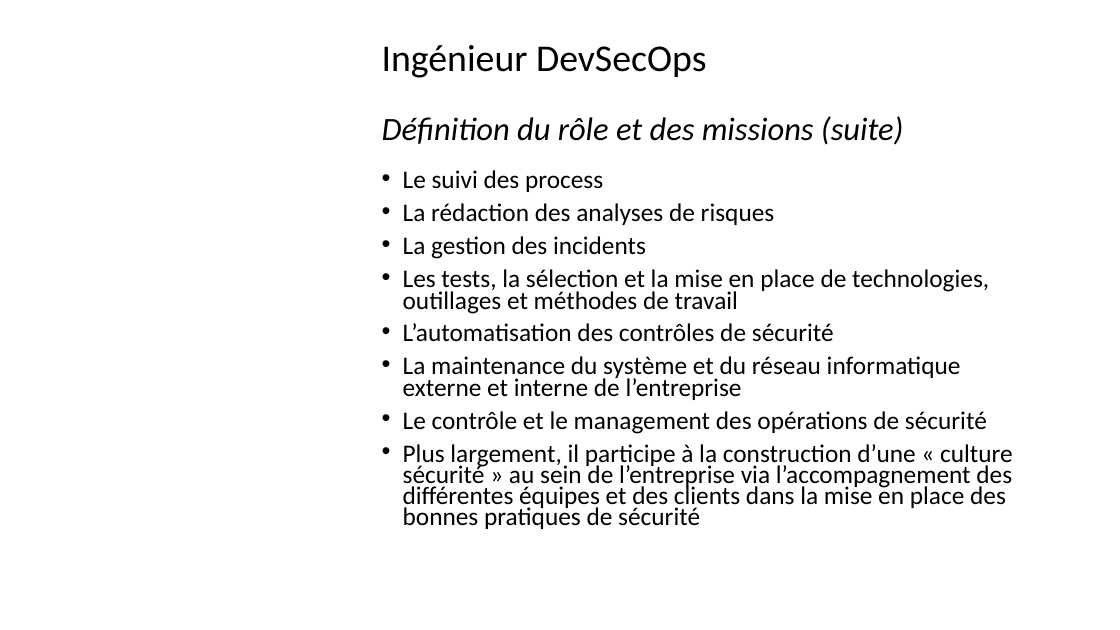
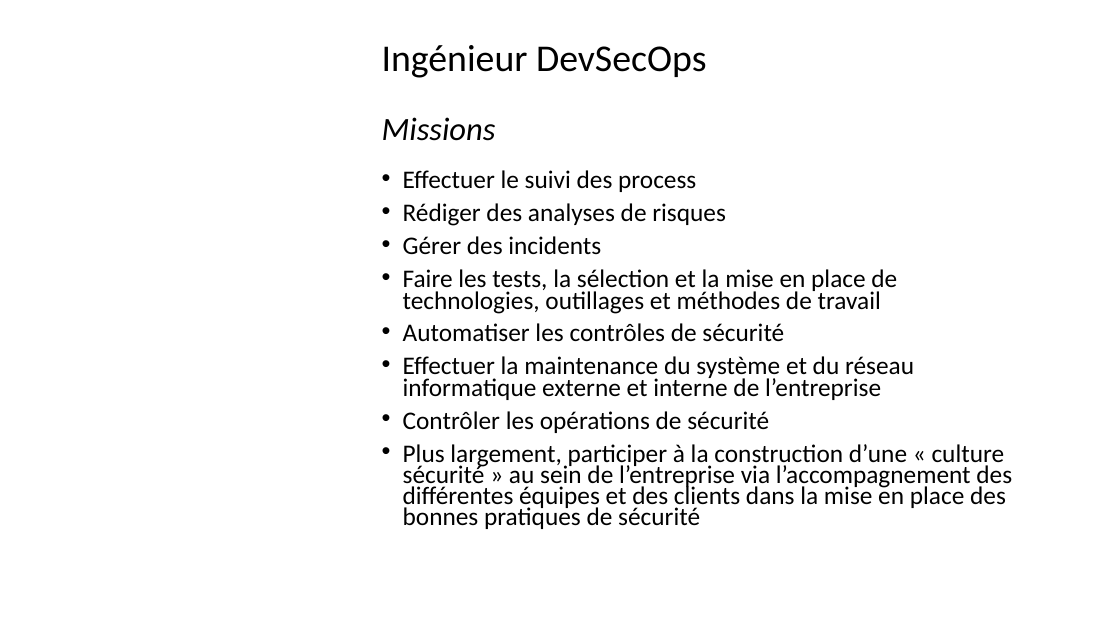
Before and after one commit to Solifred38/cv, a slide deck: slide 51 of Profils_jobs_it.pptx. Drawn at 1120x630 pixels with LibreOffice and Linux fonts; fonts in the diff are those of the drawing; background and template pictures are left out. Boxes give left, top, right and bottom in pixels: in the first picture for what was removed or moved away, otherwise in the second. Text is boxed around its words. In the diff, an @@ line names an element or a change of style, - is before the commit and + after.

Commit message:
DevOps

```diff
--- a/Profils_jobs_it.pptx
+++ b/Profils_jobs_it.pptx
@@ text at (382,45,707,141): text changed; size 27.9 to 32.4 pt; italic off @@
-Ingénieur DevSecOps
-Définition du rôle et des missions (suite)
+Ingénieur DevSecOps
+Missions
@@ text at (403,170,1012,529): text changed @@
-• Le suivi des process
-• La rédaction des analyses de risques
-• La gestion des incidents
-• Les tests, la sélection et la mise en place de technologies, outillages et méthodes de travail
-• L’automatisation des contrôles de sécurité
-• La maintenance du système et du réseau informatique externe et interne de l’entreprise
-• Le contrôle et le management des opérations de sécurité
-• Plus largement, il participe à la construction d’une « culture sécurité » au sein de l’entreprise via l’accompagnement des différentes équipes et des clients dans la mise en place des bonnes pratiques de sécurité
+• Effectuer le suivi des process
+• Rédiger des analyses de risques
+• Gérer des incidents
+• Faire les tests, la sélection et la mise en place de technologies, outillages et méthodes de travail
+• Automatiser les contrôles de sécurité
+• Effectuer la maintenance du système et du réseau informatique externe et interne de l’entreprise
+• Contrôler les opérations de sécurité
+• Plus largement, participer à la construction d’une « culture sécurité » au sein de l’entreprise via l’accompagnement des différentes équipes et des clients dans la mise en place des bonnes pratiques de sécurité
```
Also in this commit, not shown: 29 other slides changed, 2 slides added.
